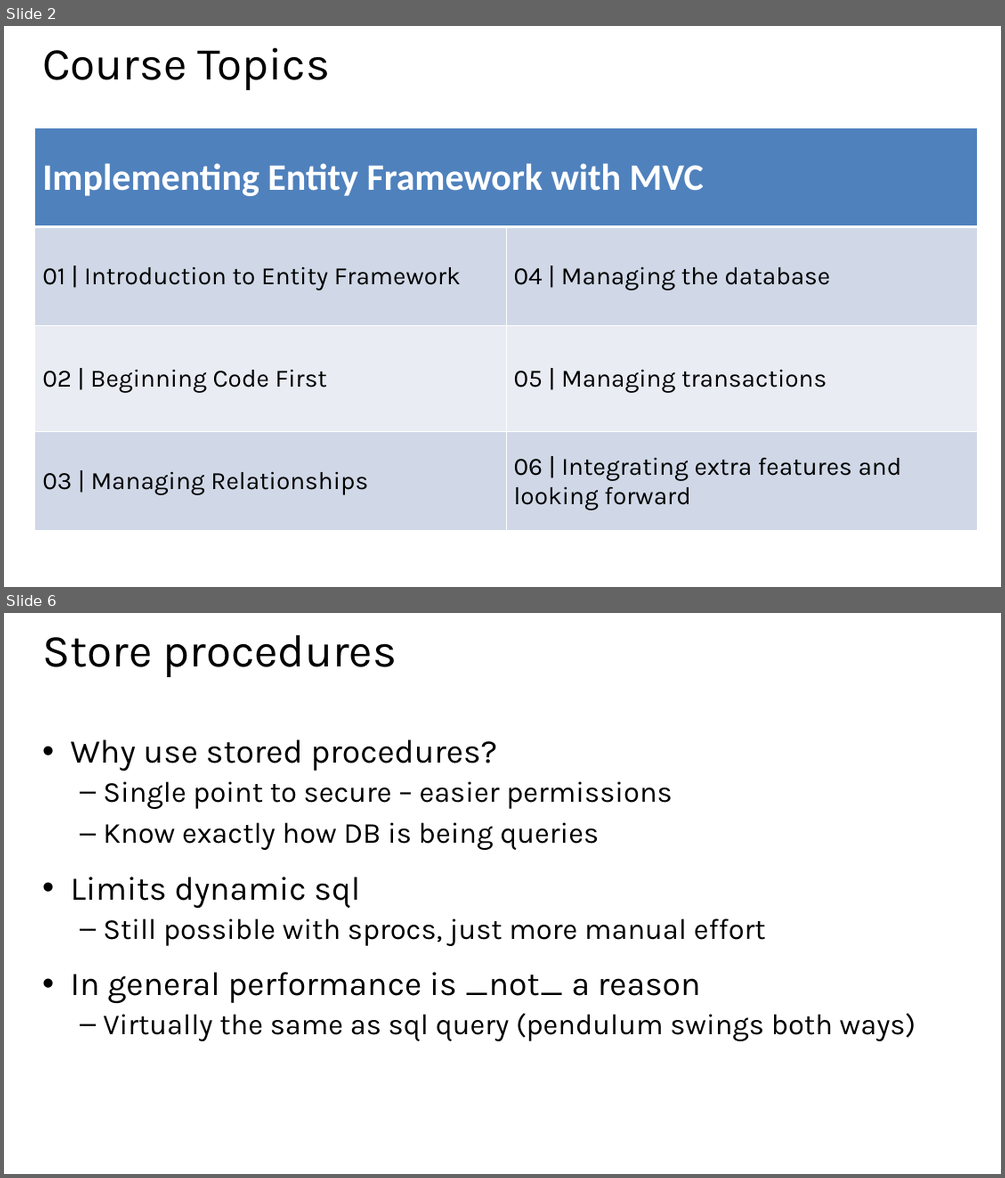
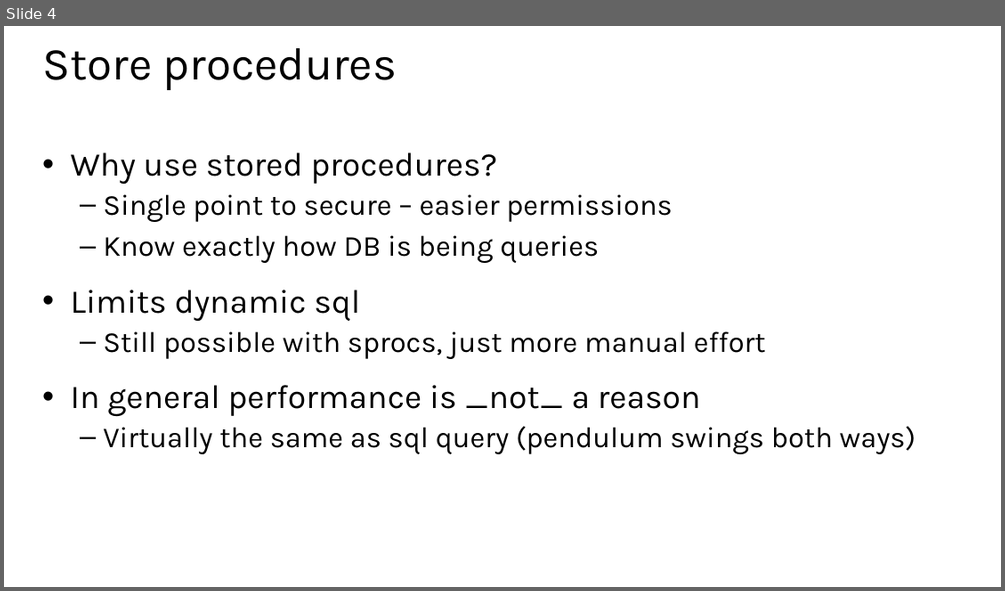
Before and after one commit to xuemiantao/EntityFramework, a slide deck: Slides/06 - Integrating Extra Features and Looking Forward.pptx. Shown one above the other, each under a label of ours: slides 2 and 6 before the commit, slide 4 after it; the slides between them are not shown. The pictures are 1005x1178 and 1005x591 pixels, drawn with LibreOffice and Linux fonts; fonts in the diff are those of the drawing. Boxes give left, top, right and bottom in pixels: in the first picture for what was removed or moved away, otherwise in the second. Text is boxed around its words. In the diff, an @@ line names an element or a change of style, - is before the commit and + after.

```diff
--- a/Slides/06 - Integrating Extra Features and Looking Forward.pptx
+++ b/Slides/06 - Integrating Extra Features and Looking Forward.pptx
@@ slide 2 removed at box(4, 26, 1001, 587), background #FFFFFF @@
@@ title removed at box(42, 47, 330, 90) @@
-Course Topics
@@ table removed at box(34, 127, 977, 531), 4 rows, 2 columns @@
-Implementing Entity Framework with MVC | 
-01 | Introduction to Entity Framework | 04 | Managing the database
-02 | Beginning Code First | 05 | Managing transactions
-03 | Managing Relationships | 06 | Integrating extra features and looking forward
@@ what was slide 6 is now slide 4 @@
```
Also in this commit, not shown: 7 slides changed, 1 other slide removed, 6 other files.
